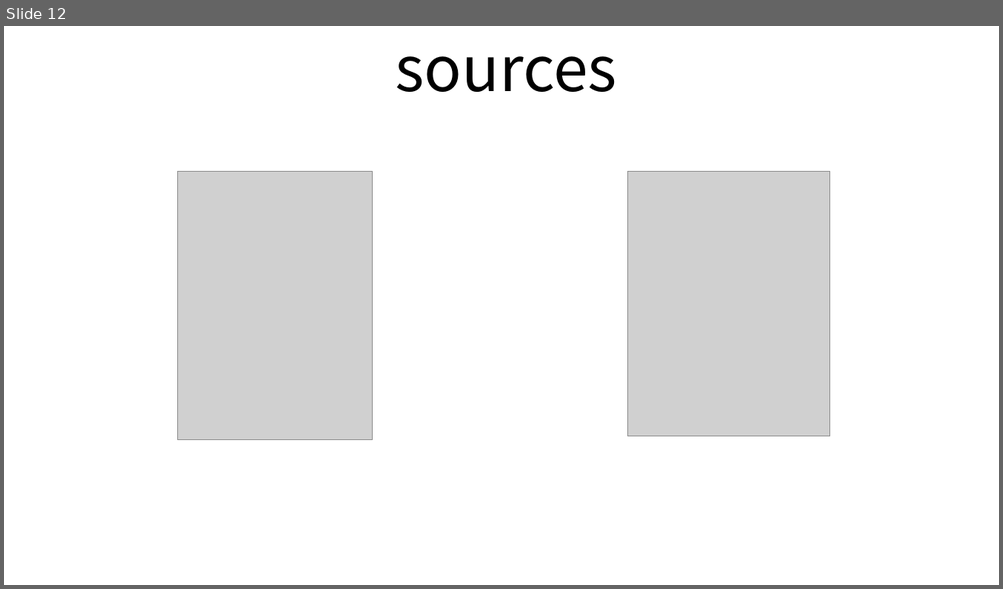
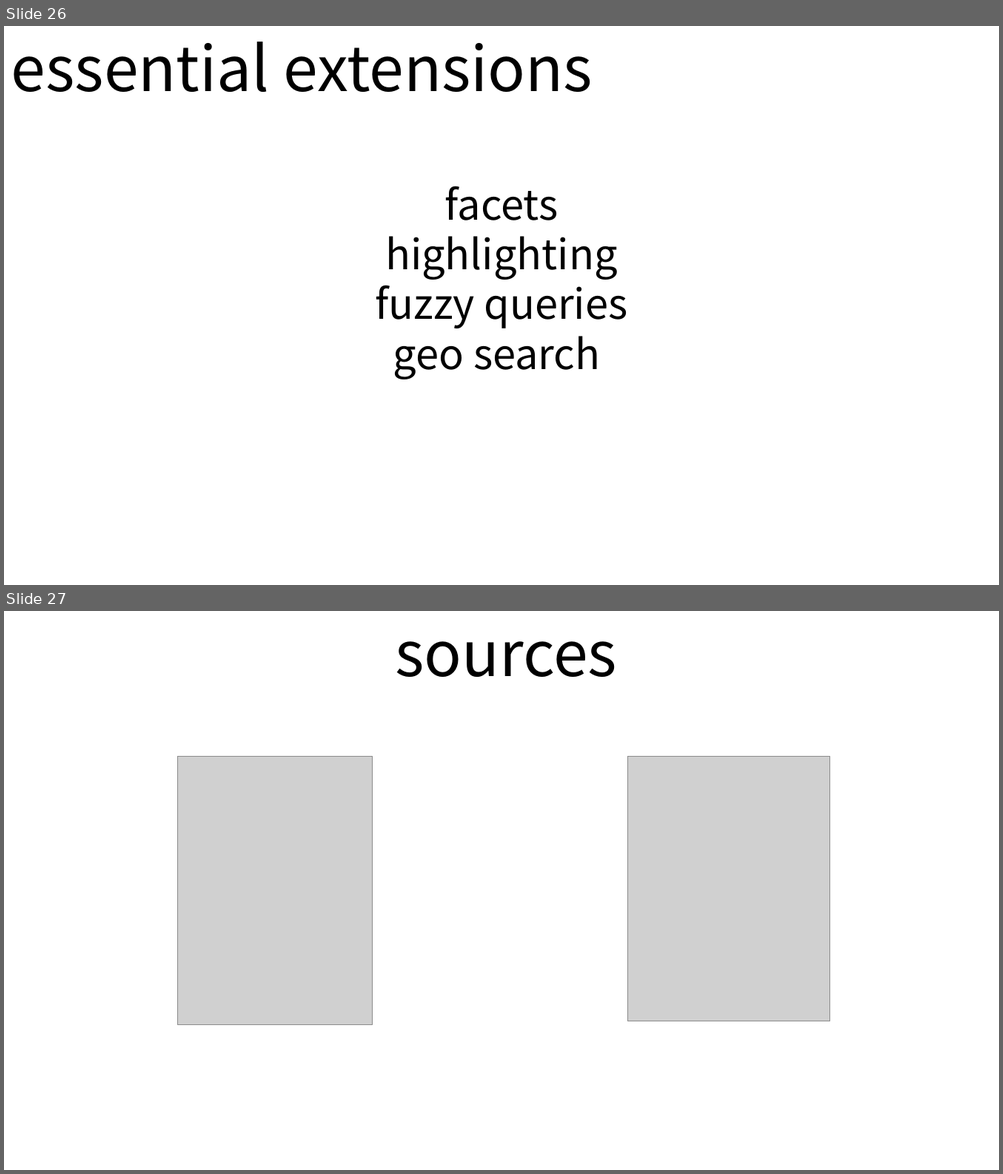
Before and after one commit to andypryor/start_your_search_engines, a slide deck: start_search_engines.pptx. Shown one above the other, each under a label of ours: slide 12 before the commit, slides 26 and 27 after it. The pictures are 1003x589 and 1003x1174 pixels, drawn with LibreOffice and Linux fonts; fonts in the diff are those of the drawing; grey boxes stand for pictures. Boxes give left, top, right and bottom in pixels: in the first picture for what was removed or moved away, otherwise in the second. Text is boxed around its words. In the diff, an @@ line names an element or a change of style, - is before the commit and + after.

```diff
--- a/start_search_engines.pptx
+++ b/start_search_engines.pptx
@@ slide 26 added at bbox=[4, 26, 999, 585], background #FFFFFF @@
@@ text added at bbox=[11, 42, 627, 380], 40 pt, text #000000 @@
+essential extensions
+facets
+highlighting
+fuzzy queries
+geo search
@@ table added at bbox=[92, 86, 182, 116], 1 rows, 1 columns @@
+
@@ what was slide 12 is now slide 27 @@
```
Also in this commit, not shown: 3 slides changed, 17 other slides added, 3 slides removed, 1 other file.
